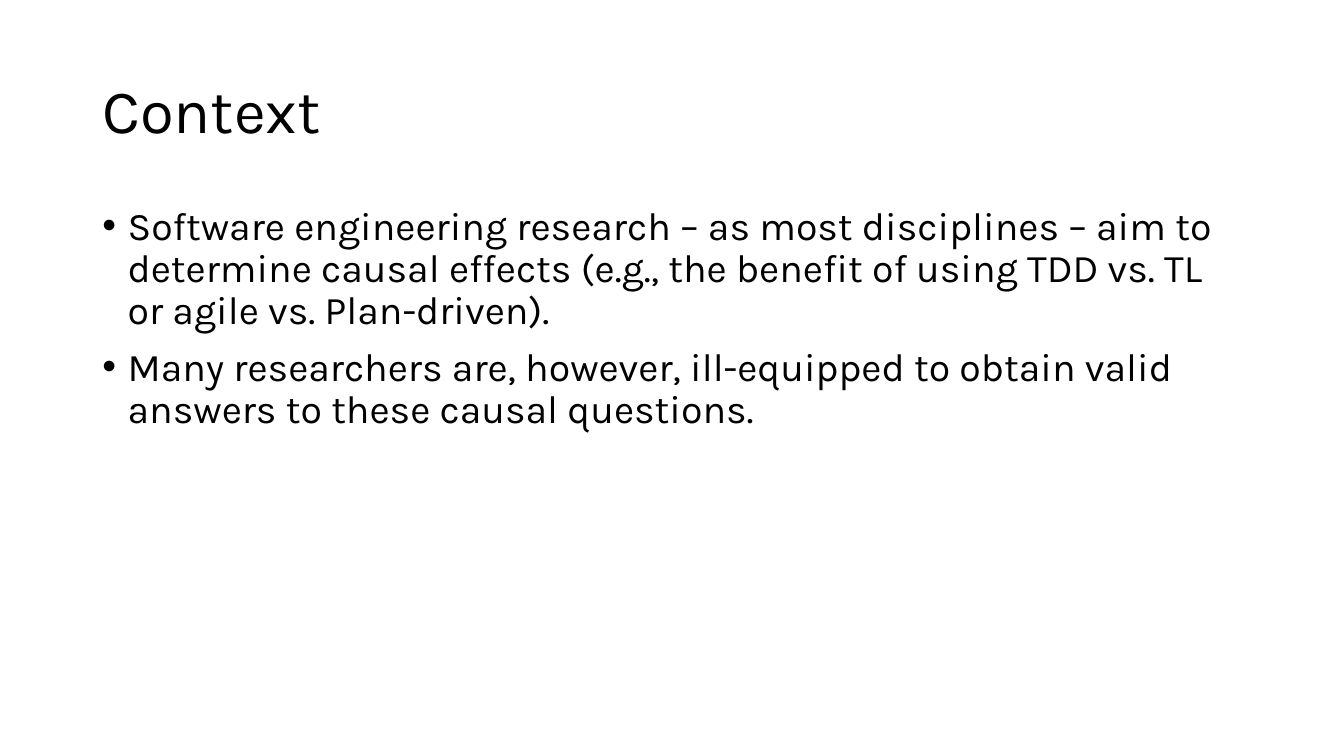
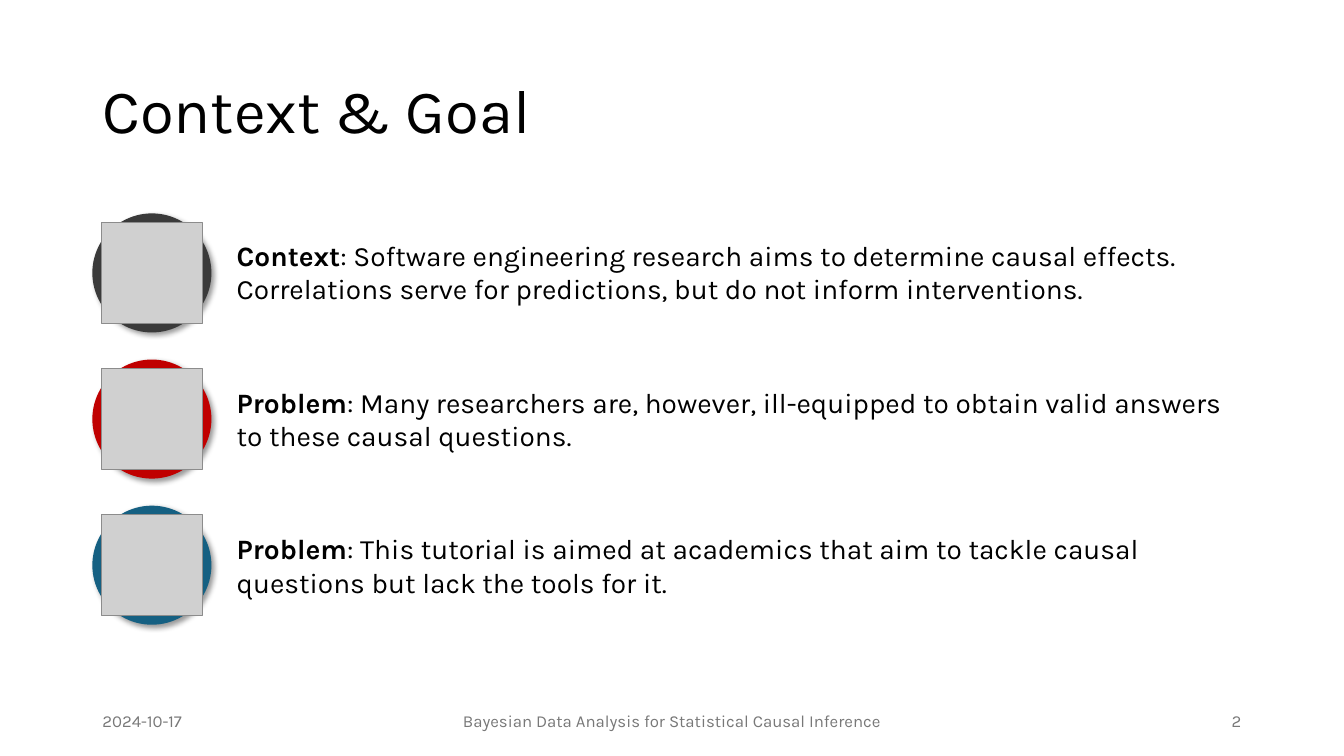
Before and after one commit to JulianFrattini/bda4sci, a slide deck: slide 2 of slides/singular/bda4sci.pptx. Drawn at 1344x756 pixels with LibreOffice and Linux fonts; fonts in the diff are those of the drawing; grey boxes stand for pictures. Boxes give left, top, right and bottom in pixels: in the first picture for what was removed or moved away, otherwise in the second. Text is boxed around its words. In the diff, an @@ line names an element or a change of style, - is before the commit and + after.

```diff
--- a/slides/singular/bda4sci.pptx
+++ b/slides/singular/bda4sci.pptx
@@ title at (102,91,530,134): text changed @@
-Context
+Context & Goal
@@ ellipse added at (93,214,212,333), fill #3A3A3A @@
@@ picture added at (102,223,203,324) @@
@@ text removed at (128,213,1211,433) @@
-• Software engineering research – as most disciplines – aim to determine causal effects (e.g., the benefit of using TDD vs. TL or agile vs. Plan-driven).
-• Many researchers are, however, ill-equipped to obtain valid answers to these causal questions.
@@ text added at (237,246,1176,306), 20 pt, text #000000 @@
+Context: Software engineering research aims to determine causal effects. Correlations serve for predictions, but do not inform interventions.
@@ ellipse added at (93,360,212,479), fill #C00000 @@
@@ picture added at (102,369,203,470) @@
@@ text added at (237,393,1221,453), 20 pt, text #000000 @@
+Problem: Many researchers are, however, ill-equipped to obtain valid answers to these causal questions.
@@ ellipse added at (93,506,212,625), fill #156082 @@
@@ picture added at (102,515,203,616) @@
@@ text added at (237,539,1139,600), 20 pt, text #000000 @@
+Problem: This tutorial is aimed at academics that aim to tackle causal questions but lack the tools for it.
@@ text added at (102,716,181,727), 12 pt, text #797979 @@
+2024-10-17
@@ text added at (463,715,880,731), 12 pt, text #797979 @@
+Bayesian Data Analysis for Statistical Causal Inference
@@ page number added at (1232,716,1242,727), 12 pt, text #797979 @@
+2
```
Also in this commit, not shown: 22 other slides changed, 34 slides added, 11 slides removed, 2 other files.
